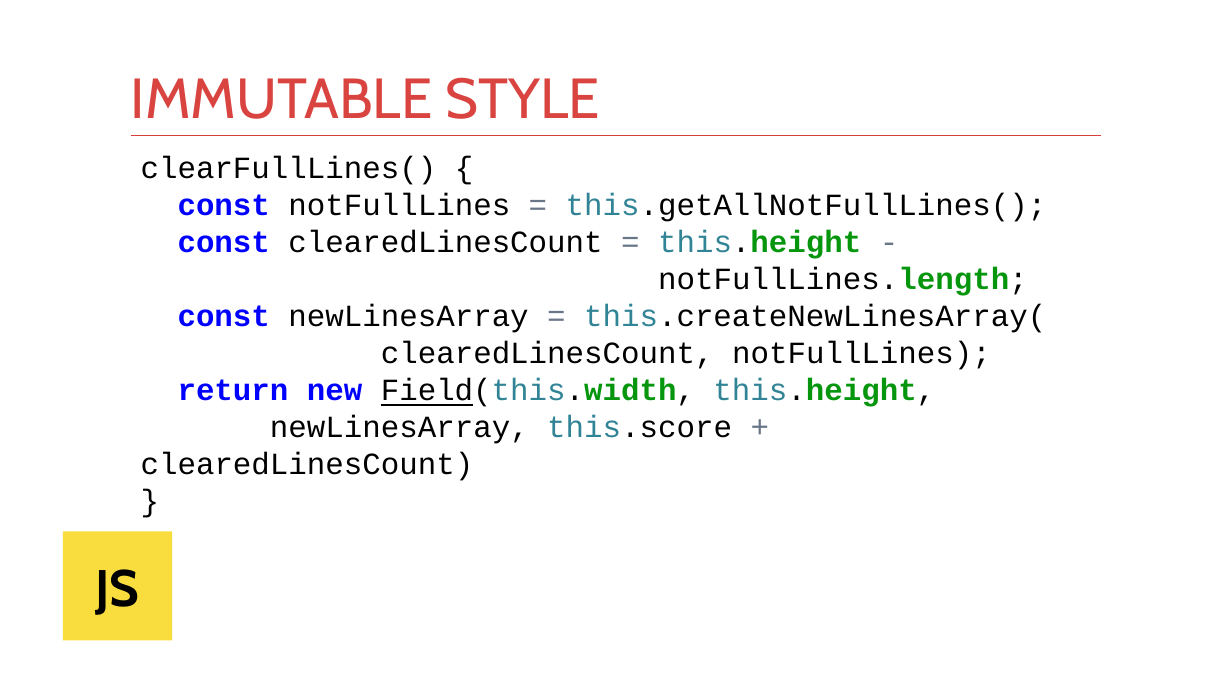
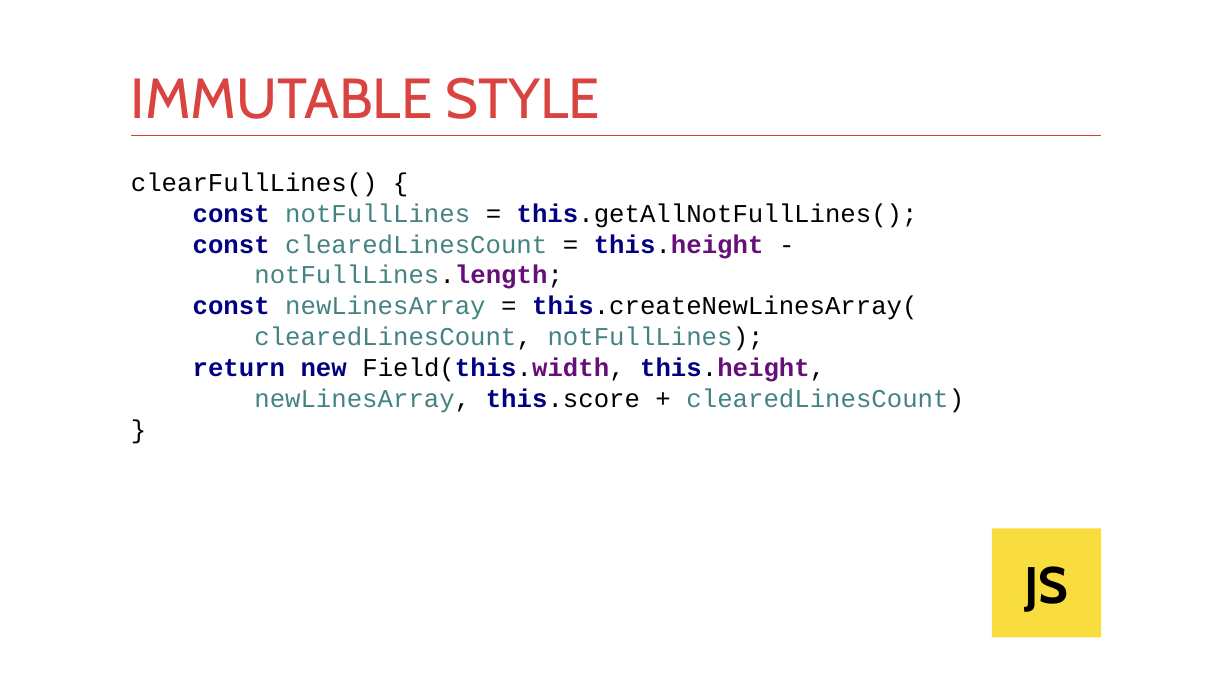
Before and after one commit to kontur-courses/clean-code, a slide deck: slide 46 of clean-code.pptx (slide 43 before the commit). Drawn at 1232x693 pixels with LibreOffice and Linux fonts; fonts in the diff are those of the drawing. Boxes give left, top, right and bottom in pixels: in the first picture for what was removed or moved away, otherwise in the second. Text is boxed around its words. In the diff, an @@ line names an element or a change of style, - is before the commit and + after.

```diff
--- a/clean-code.pptx
+++ b/clean-code.pptx
@@ text at box(131, 172, 964, 413): text changed; size 24 to 20 pt; text colour #000000 to #458383 @@
-clearFullLines() {
-const notFullLines = this.getAllNotFullLines();
-const clearedLinesCount = this.height -
-notFullLines.length;
-const newLinesArray = this.createNewLinesArray(
-clearedLinesCount, notFullLines);
-return new Field(this.width, this.height,
-newLinesArray, this.score + clearedLinesCount)
-}
+clearFullLines() {
+const notFullLines = this.getAllNotFullLines();
+const clearedLinesCount = this.height -
+notFullLines.length;
+const newLinesArray = this.createNewLinesArray(
+clearedLinesCount, notFullLines);
+return new Field(this.width, this.height,
+newLinesArray, this.score + clearedLinesCount)
+}
@@ rectangle "JS": place and size @@
-rectangle "JS" at box(63, 531, 172, 640)
+rectangle "JS" at box(993, 529, 1102, 638)
```
Also in this commit, not shown: 15 other slides changed, 7 slides added, 3 slides removed, 7 other files.
